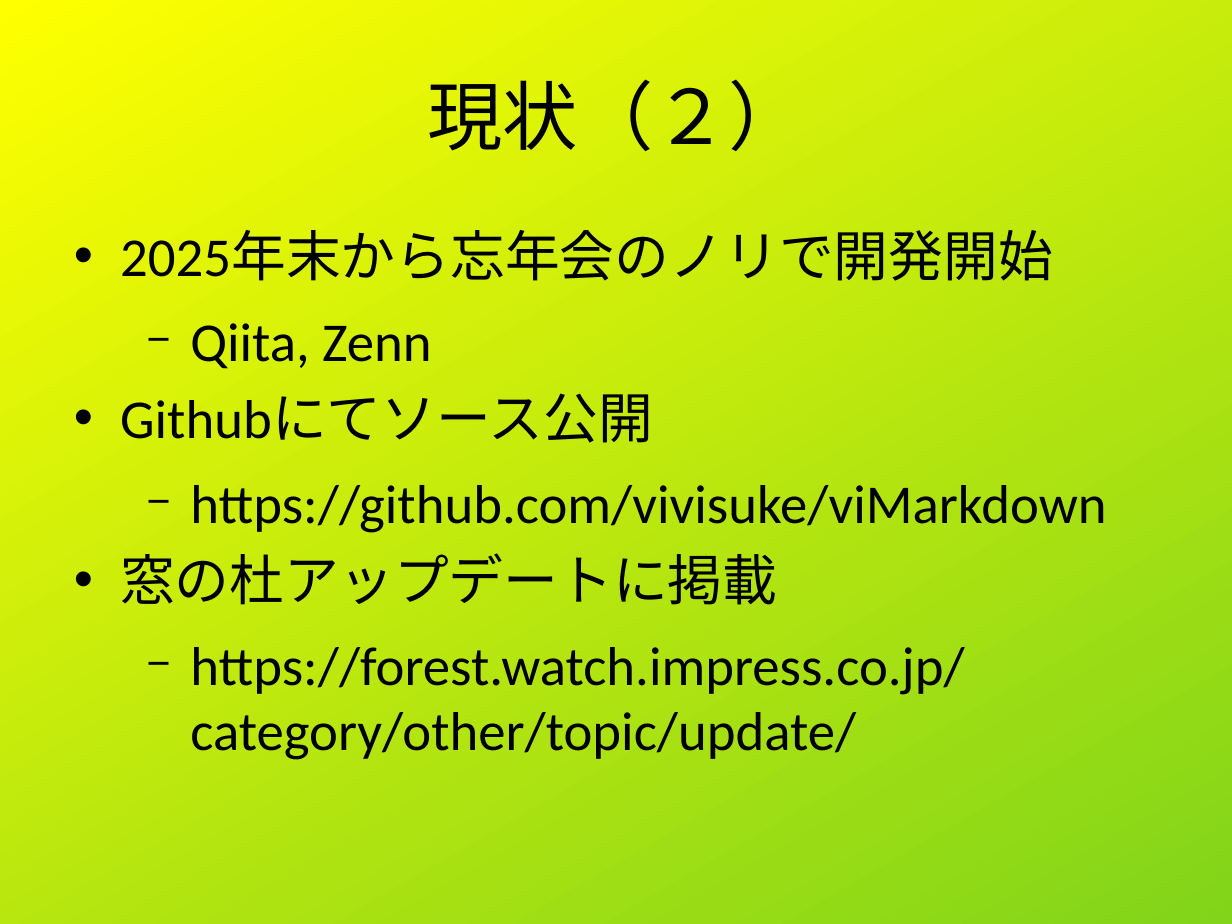
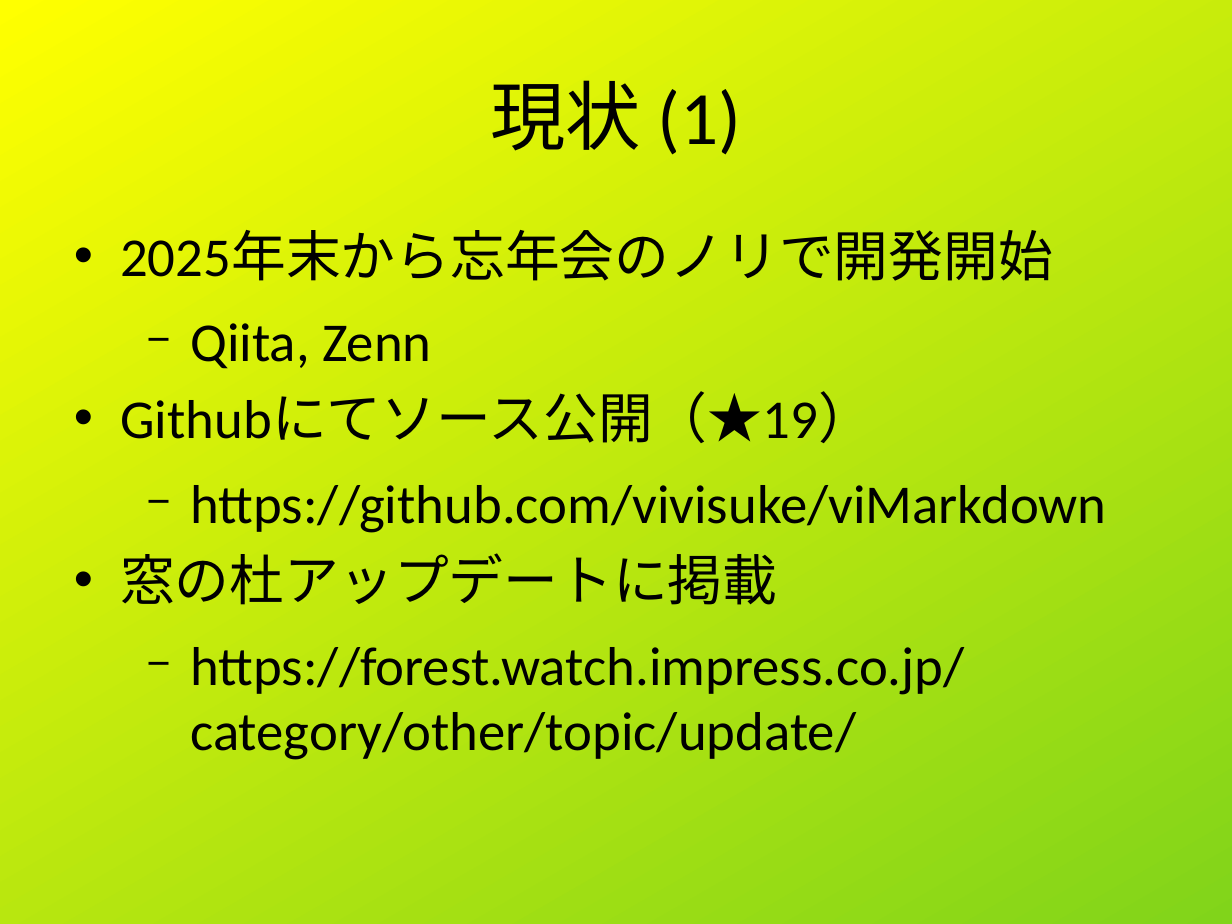
Before and after one commit to shigmas/viMarkdown, a slide deck: slide 8 of tech/ja/LT20260514/viMarkdown_LT.odp (slide 6 before the commit). Drawn at 1232x924 pixels with LibreOffice and Linux fonts; fonts in the diff are those of the drawing. Boxes give left, top, right and bottom in pixels: in the first picture for what was removed or moved away, otherwise in the second. Text is boxed around its words. In the diff, an @@ line names an element or a change of style, - is before the commit and + after.

```diff
--- a/tech/ja/LT20260514/viMarkdown_LT.odp
+++ b/tech/ja/LT20260514/viMarkdown_LT.odp
@@ title at [490, 80, 742, 155]: text changed @@
-現状（２）
+現状 (1)
@@ text at [120, 392, 873, 443]: text changed @@
-• Githubにてソース公開
+• Githubにてソース公開（★19）
```
Also in this commit, not shown: 5 other slides changed, 1 slide removed, 9 other files.
